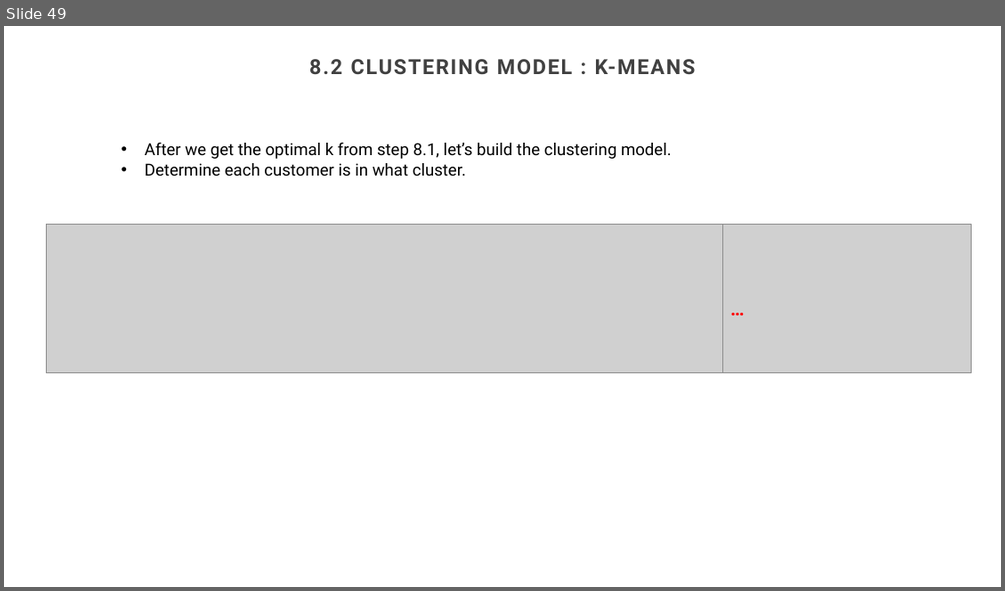
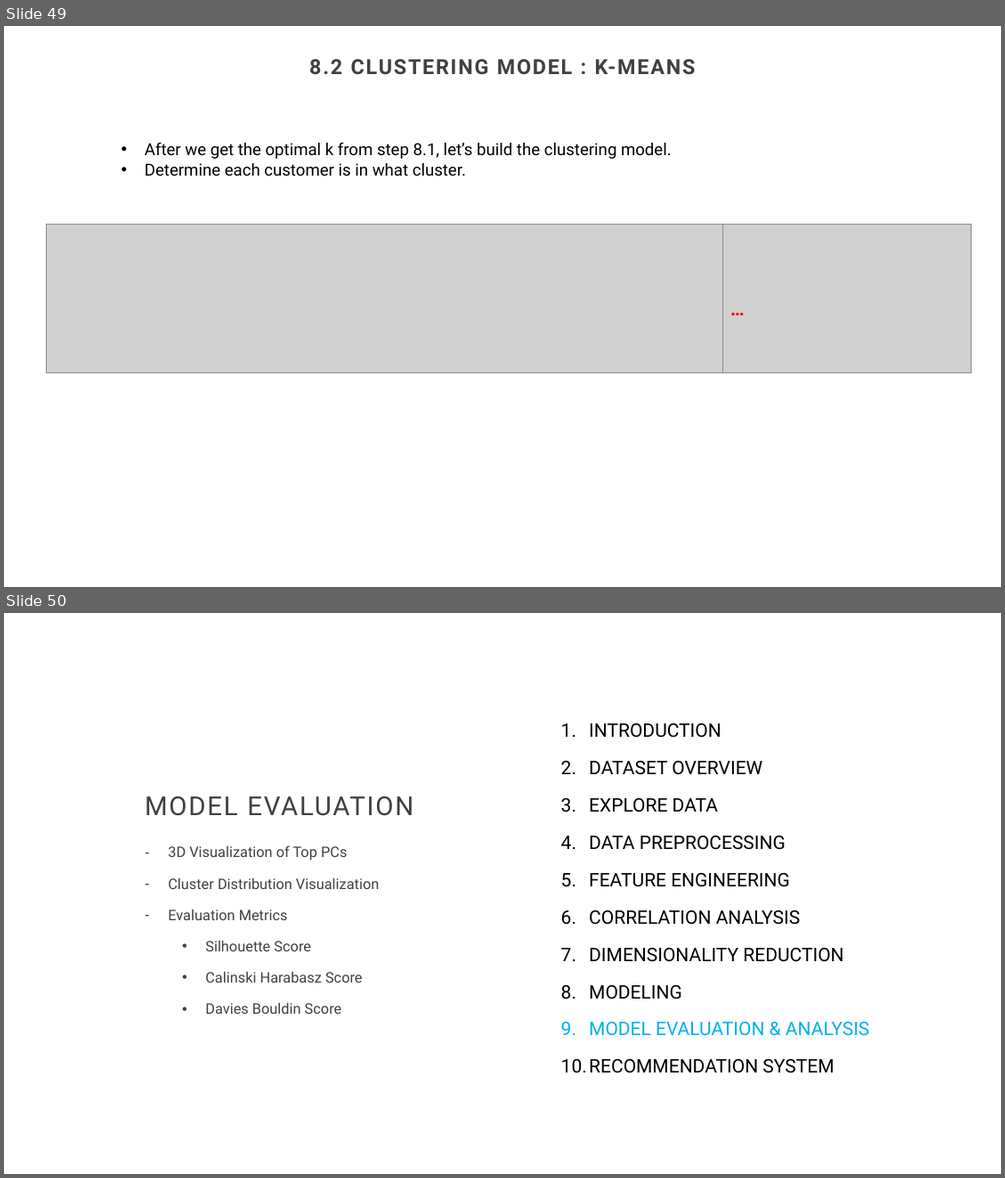
Before and after one commit to GaoWeiChang/Ecommerce_Product_Recommendation_System, a slide deck: CUSTOMER PRODUCT RECOMMENDATION SYSTEM.pptx. Shown one above the other, each under a label of ours: slide 49 before the commit, slides 49 and 50 after it. The pictures are 1005x591 and 1005x1178 pixels, drawn with LibreOffice and Linux fonts; fonts in the diff are those of the drawing; grey boxes stand for pictures; background and template pictures are left out. Boxes give left, top, right and bottom in pixels: in the first picture for what was removed or moved away, otherwise in the second. Text is boxed around its words. In the diff, an @@ line names an element or a change of style, - is before the commit and + after.

```diff
--- a/CUSTOMER PRODUCT RECOMMENDATION SYSTEM.pptx
+++ b/CUSTOMER PRODUCT RECOMMENDATION SYSTEM.pptx
@@ slide 50 added at [4,613,1001,1174], background #FFFFFF @@
@@ text added at [589,723,869,1073], 18 pt, text #000000 @@
+1. INTRODUCTION
+2. DATASET OVERVIEW
+3. EXPLORE DATA
+4. DATA PREPROCESSING
+5. FEATURE ENGINEERING
+6. CORRELATION ANALYSIS
+7. DIMENSIONALITY REDUCTION
+8. MODELING
+9. MODEL EVALUATION & ANALYSIS
+10. RECOMMENDATION SYSTEM
@@ title added at [145,796,413,816], 25.2 pt, text #404040 @@
+MODEL EVALUATION
@@ text added at [168,845,379,1013], 14 pt, text #404040 @@
+– 3D Visualization of Top PCs
+– Cluster Distribution Visualization
+– Evaluation Metrics
+  • Silhouette Score
+  • Calinski Harabasz Score
+  • Davies Bouldin Score
```
Also in this commit, not shown: 8 other slides added, 1 other file.
